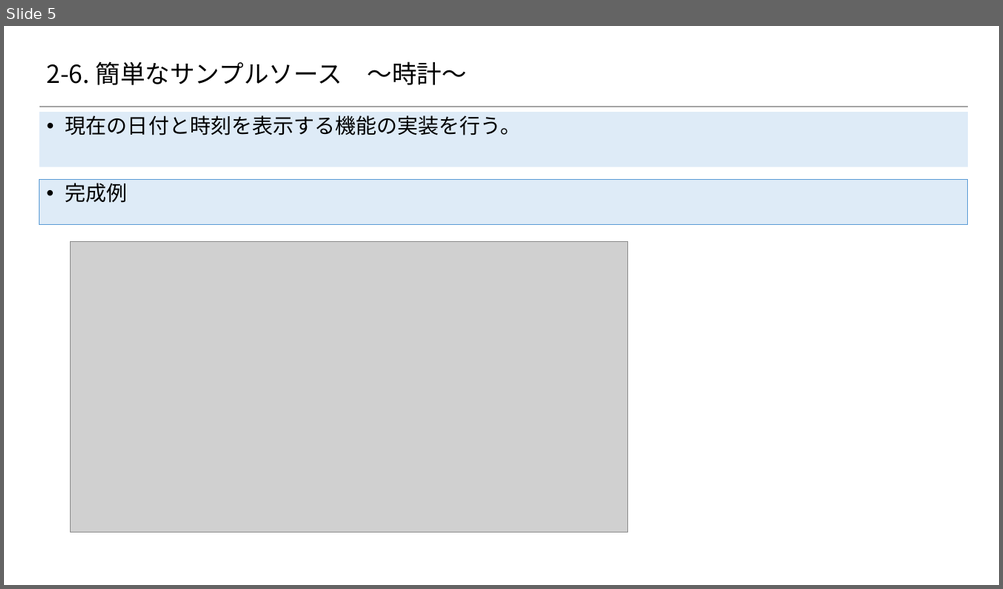
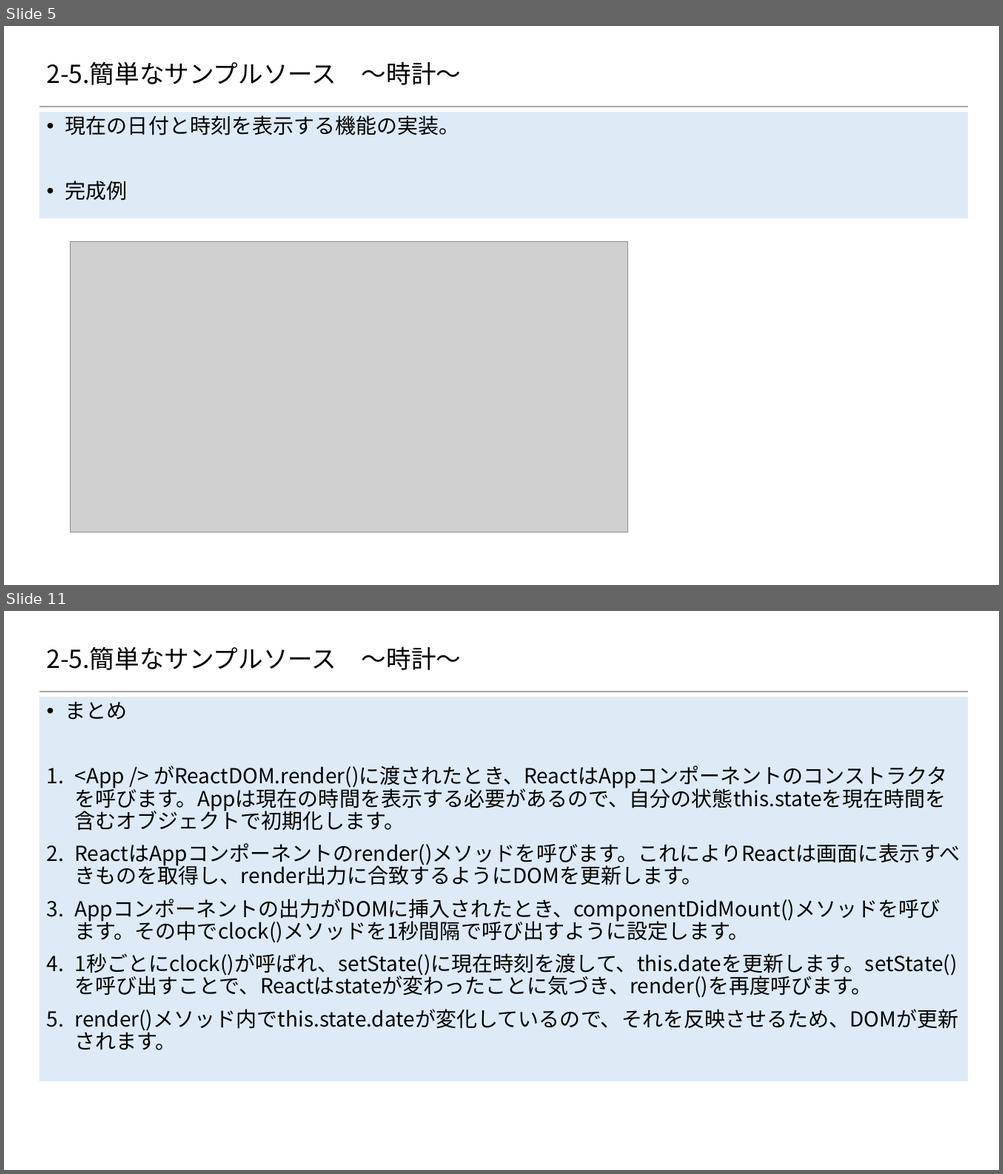
Before and after one commit to 2018SYSTEMI34/diary, a slide deck: doc/02_SlideShare/01.ネタ/２_Reactの基礎/2-6_簡単なサンプルソース.pptx. Shown one above the other, each under a label of ours: slide 5 before the commit, slides 5 and 11 after it; the slides between them are not shown. The pictures are 1003x589 and 1003x1174 pixels, drawn with LibreOffice and Linux fonts; fonts in the diff are those of the drawing; grey boxes stand for pictures; background and template pictures are left out. Boxes give left, top, right and bottom in pixels: in the first picture for what was removed or moved away, otherwise in the second. Text is boxed around its words. In the diff, an @@ line names an element or a change of style, - is before the commit and + after.

Commit message:
時計の記載部分を更新

```diff
--- a/doc/02_SlideShare/01.ネタ/２_Reactの基礎/2-6_簡単なサンプルソース.pptx
+++ b/doc/02_SlideShare/01.ネタ/２_Reactの基礎/2-6_簡単なサンプルソース.pptx
@@ slide 11 added at (x1=4, y1=611, x2=999, y2=1170), background #FFFFFF; not listed: 1 template element that a slide beside it also shows @@
@@ title added at (x1=47, y1=647, x2=461, y2=670), 24 pt, text #000000 @@
+2-5.簡単なサンプルソース ～時計～
@@ text added at (x1=39, y1=697, x2=967, y2=1081), fill #DEEBF7, outline #5B9BD5 1 pt, 20 pt, text #000000 @@
+• まとめ
+1. <App /> がReactDOM.render()に渡されたとき、ReactはAppコンポーネントのコンストラクタを呼びます。Appは現在の時間を表示する必要があるので、自分の状態this.stateを現在時間を含むオブジェクトで初期化します。
+2. ReactはAppコンポーネントのrender()メソッドを呼びます。これによりReactは画面に表示すべきものを取得し、render出力に合致するようにDOMを更新します。
+3. Appコンポーネントの出力がDOMに挿入されたとき、componentDidMount()メソッドを呼びます。その中でclock()メソッドを1秒間隔で呼び出すように設定します。
+4. 1秒ごとにclock()が呼ばれ、setState()に現在時刻を渡して、this.dateを更新します。setState()を呼び出すことで、Reactはstateが変わったことに気づき、render()を再度呼びます。
+5. render()メソッド内でthis.state.dateが変化しているので、それを反映させるため、DOMが更新されます。
@@ slide 5 changed as well @@
@@ title at (x1=47, y1=62, x2=461, y2=85): text changed @@
-2-6. 簡単なサンプルソース ～時計～
+2-5.簡単なサンプルソース ～時計～
@@ text "現在の日付と時刻を表示する機能の実装。" resized from (x1=39, y1=112, x2=967, y2=167) to (x1=39, y1=112, x2=967, y2=218) @@
@@ text at (x1=65, y1=116, x2=460, y2=201): text changed @@
-• 現在の日付と時刻を表示する機能の実装を行う。
+• 現在の日付と時刻を表示する機能の実装。
+• 完成例
@@ rectangle removed at (x1=39, y1=180, x2=967, y2=224) @@
-• 完成例
```
Also in this commit, not shown: 8 other slides changed, 1 other slide added.
